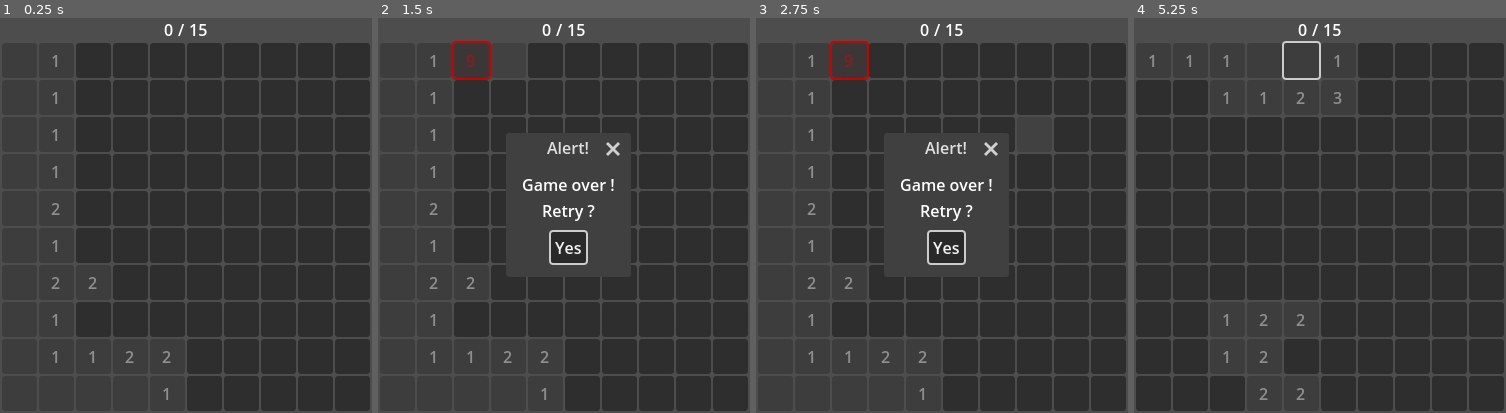
Above: before the commit, frames 1-4 (left to right).
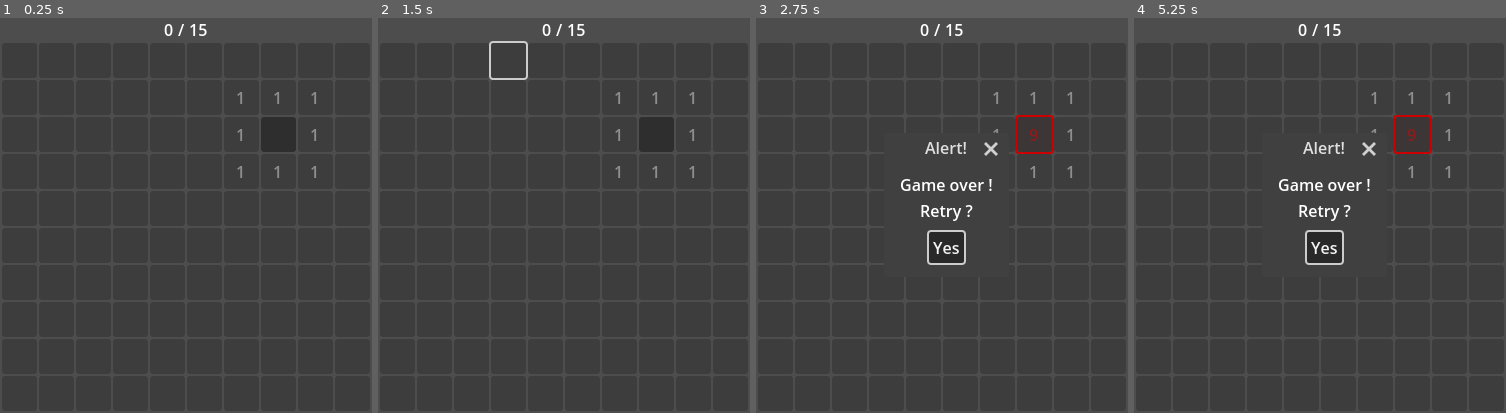
Above: after the commit, the same moments.

Repository: theludovyc/Godot_Minesweeper
Game: Godot game, scene res://game.tscn
Two runs of this game, one before a commit and one after it. Both use one fixed random seed, a clock stepped at 60 frames per second and the inputs below. The project has no main scene, so this scene is started directly.
Inputs (mouse positions are in pixels of both pictures, inside the frame that each line leads up to; where the layout moved, square brackets give the same spot in the first picture):
- Up to frame 1 (0.25 s): no input
- Up to frame 2 (1.5 s): click (471, 61) at 0.52 s; click (508, 61) at 1.27 s
- Up to frame 3 (2.75 s): click (1035, 132) at 2.02 s
- Up to frame 4 (5.25 s): click (1323, 247) at 2.75 s, where only the run after the commit has a clickable "Yes"; click (1413, 132) [1152, 61] at 3.5 s; click (1189, 61) at 4.27 s; click (1301, 61) at 5.02 s

The runs differ from the first frame. In frame 1, 0.5% of the frame differs, in the area x 13-85%, y 9-97%; in frame 2, 2.0%; in frame 3, 1.0%; in frame 4, 2.1%, in the area x 4-85%, y 5-97%.

Commit message:
first commit

Diff:
--- a/map.gd
+++ b/map.gd
@@ -106,10 +106,7 @@
 	array.resize(ww)
 	array.fill(0)
 
-	for i in range(mine_number):
-		array[i] = 9
-
-	array.shuffle()
+	array[2*m_width + 7] = 9
 
 	for i in range(ww):
 		popButton(i)
--- a/project.godot
+++ b/project.godot
@@ -11,7 +11,7 @@
 [application]
 
 config/name="Minesweeper"
-config/features=PackedStringArray("4.5", "GL Compatibility")
+config/features=PackedStringArray("4.4", "GL Compatibility")
 config/icon="res://icon.svg"
 
 [display]
Not shown, changed: icon.svg.import
